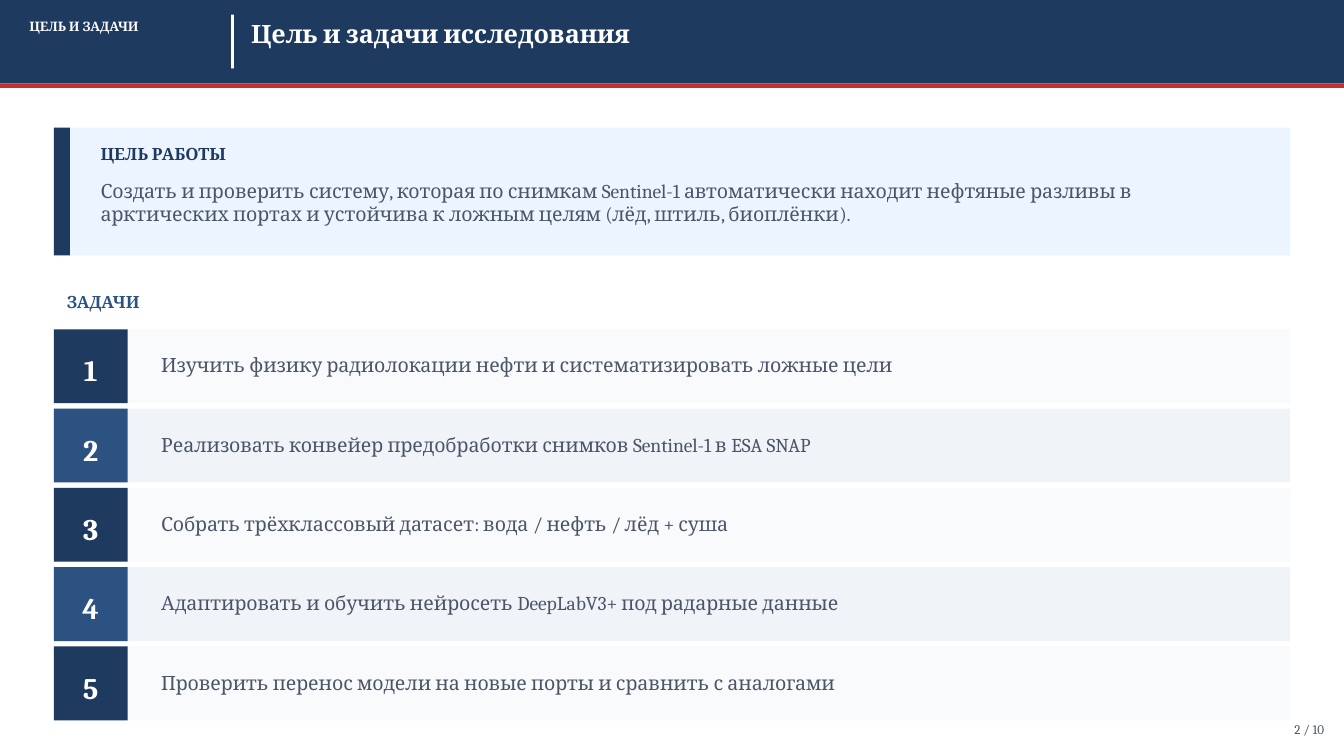
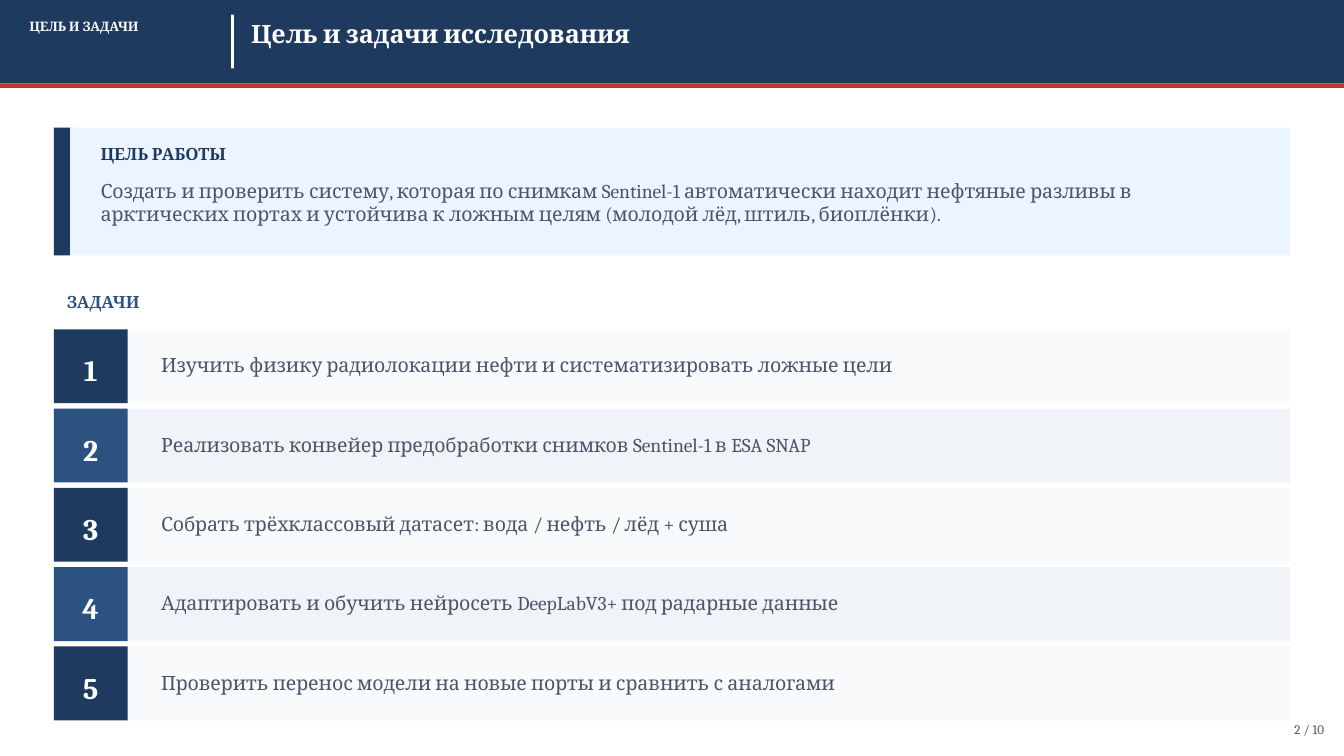
Before and after one commit to Confucius-hub/spbu_db_hw, a slide deck: slide 2 of thesis/presentation/Презентация_ВКР_2026.pptx. Drawn at 1344x756 pixels with LibreOffice and Linux fonts; fonts in the diff are those of the drawing. Boxes give left, top, right and bottom in pixels: in the first picture for what was removed or moved away, otherwise in the second. Text is boxed around its words. In the diff, an @@ line names an element or a change of style, - is before the commit and + after.

```diff
--- a/thesis/presentation/Презентация_ВКР_2026.pptx
+++ b/thesis/presentation/Презентация_ВКР_2026.pptx
@@ text at bbox=[101, 183, 1132, 226]: text changed @@
-Создать и проверить систему, которая по снимкам Sentinel-1 автоматически находит нефтяные разливы в арктических портах и устойчива к ложным целям (лёд, штиль, биоплёнки).
+Создать и проверить систему, которая по снимкам Sentinel-1 автоматически находит нефтяные разливы в арктических портах и устойчива к ложным целям (молодой лёд, штиль, биоплёнки).
```
Also in this commit, not shown: 6 other slides changed, 2 slides added, 2 slides removed, 11 other files.
